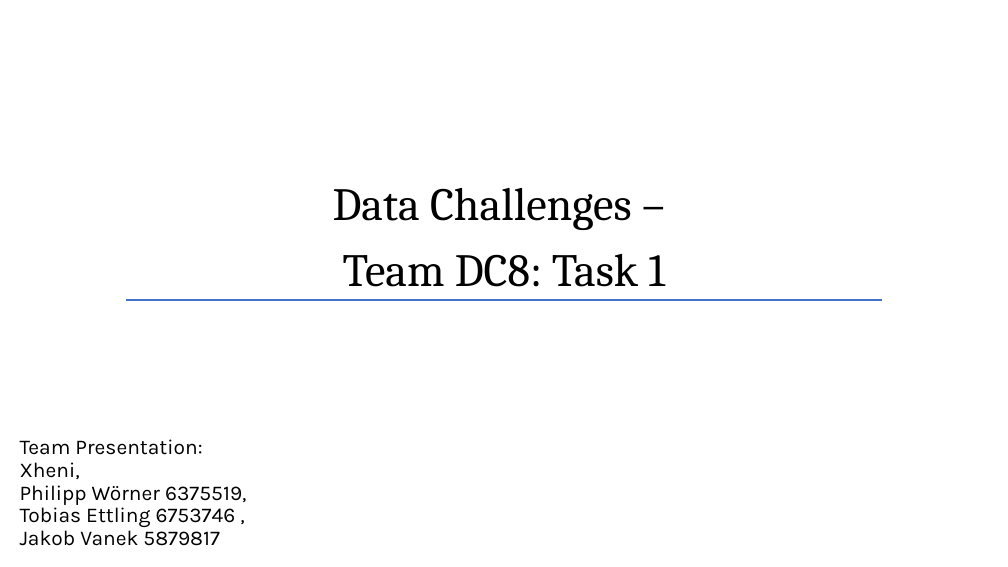
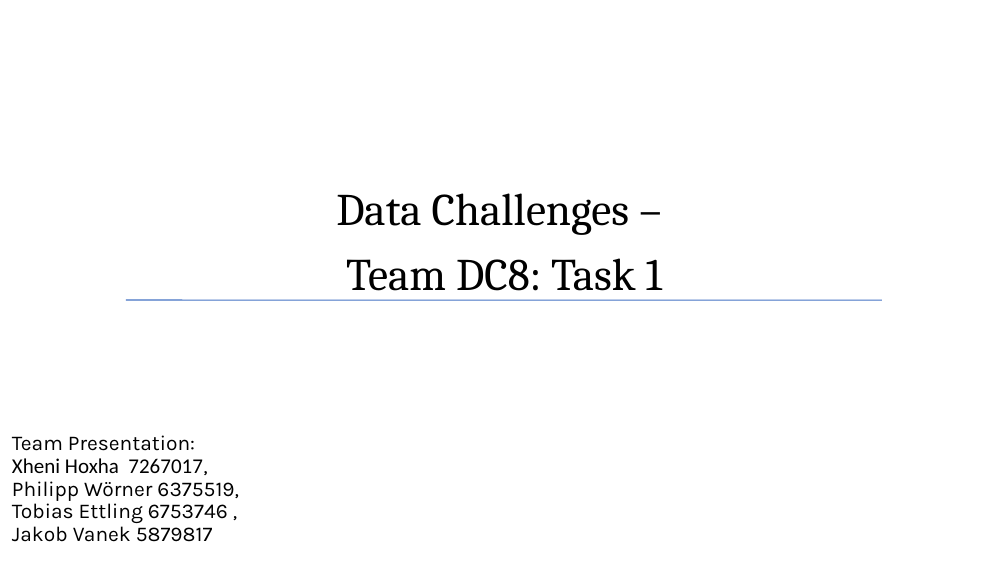
Before and after one commit to Data-Challenge-Team-8/data_challenge_team_8, a slide deck: slide 1 of presentation_task1/presentation_1_data_challenges_v02.pptx. Drawn at 1008x567 pixels with LibreOffice and Linux fonts; fonts in the diff are those of the drawing; background and template pictures are left out. Boxes give left, top, right and bottom in pixels: in the first picture for what was removed or moved away, otherwise in the second. Text is boxed around its words. In the diff, an @@ line names an element or a change of style, - is before the commit and + after.

```diff
--- a/presentation_task1/presentation_1_data_challenges_v02.pptx
+++ b/presentation_task1/presentation_1_data_challenges_v02.pptx
@@ title "Data Challenges – Team DC8: ..." at [336,193,662,301]: size 44 to 43.1 pt @@
@@ line (126, 300) - (882, 300): stroke #4472C4 1 pt to #4472C4 0.99 pt @@
@@ subtitle at [12,435,239,542]: text changed @@
-Team Presentation:
-Xheni,
-Philipp Wörner 6375519,
-Tobias Ettling 6753746 ,
-Jakob Vanek 5879817
+Team Presentation:
+Xheni Hoxha 7267017,
+Philipp Wörner 6375519,
+Tobias Ettling 6753746 ,
+Jakob Vanek 5879817
```
Also in this commit, not shown: 8 other slides changed, 4 slides removed, 11 other files.
